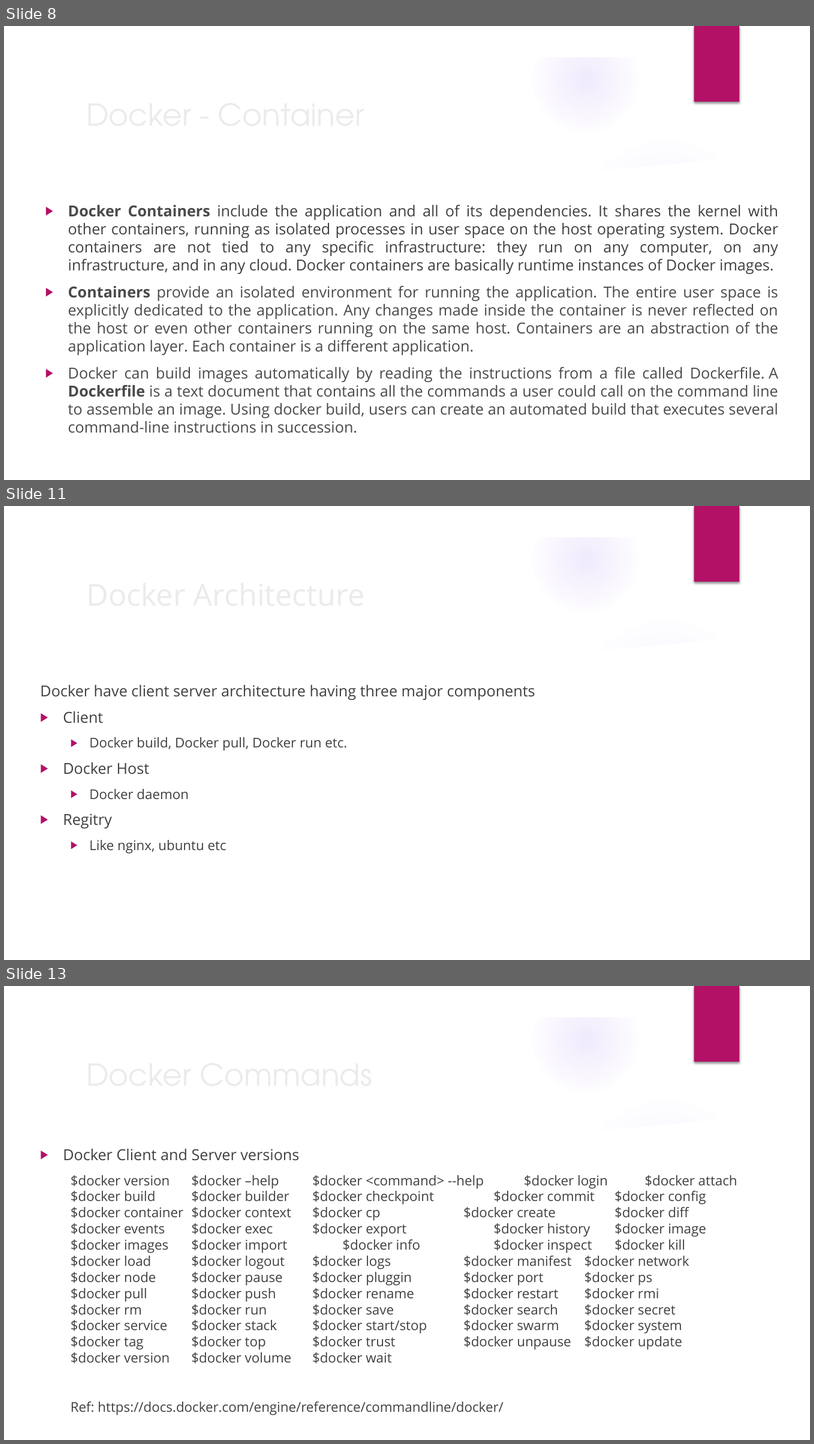
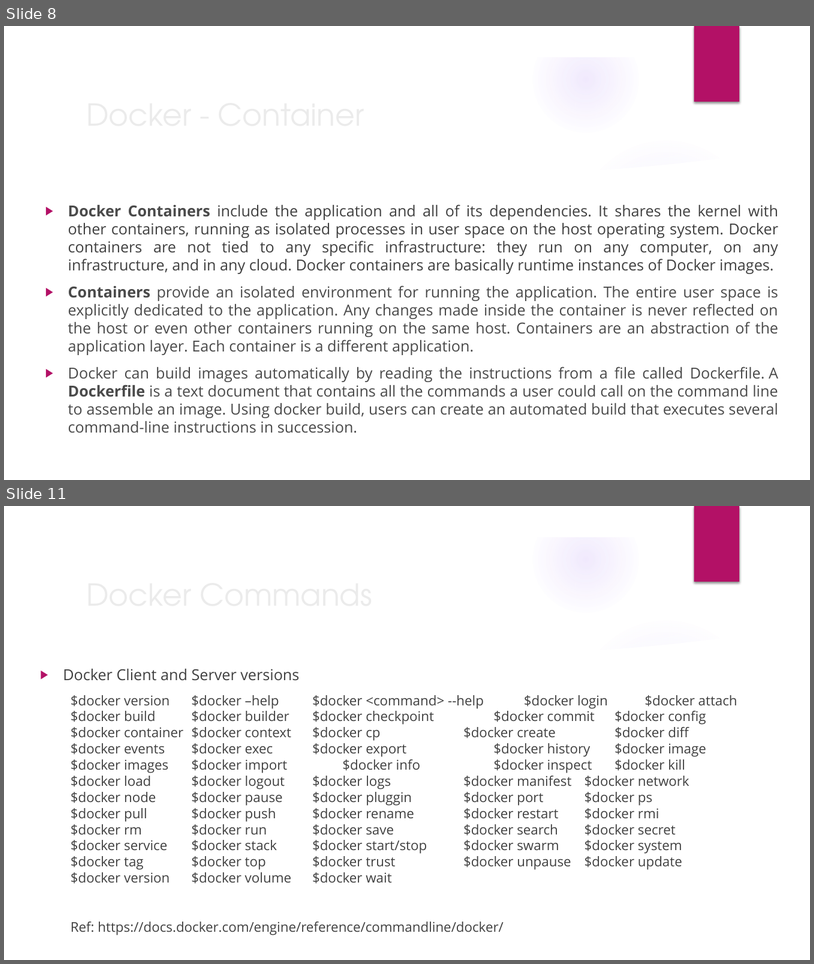
Before and after one commit to chandresh-4-u/ppts, a slide deck: docker.pptx. Shown one above the other, each under a label of ours: slides 8, 11 and 13 before the commit, slides 8 and 11 after it; the slides between them are not shown. The pictures are 814x1444 and 814x964 pixels, drawn with LibreOffice and Linux fonts; fonts in the diff are those of the drawing; background and template pictures are left out. Boxes give left, top, right and bottom in pixels: in the first picture for what was removed or moved away, otherwise in the second. Text is boxed around its words. In the diff, an @@ line names an element or a change of style, - is before the commit and + after.

```diff
--- a/docker.pptx
+++ b/docker.pptx
@@ slide 11 removed at (4, 506, 810, 960), background picture (left out); not listed: 9 template elements that a slide beside it also shows @@
@@ text removed at (40, 685, 536, 853) @@
-Docker have client server architecture having three major components
-▶ Client
-  ▶ Docker build, Docker pull, Docker run etc.
-▶ Docker Host
-  ▶ Docker daemon
-▶ Regitry
-  ▶ Like nginx, ubuntu etc
@@ title removed at (89, 737, 133, 747) @@
-Docker Architecture
@@ what was slide 13 is now slide 11 @@
```
Also in this commit, not shown: 2 slides changed, 1 other slide removed.
